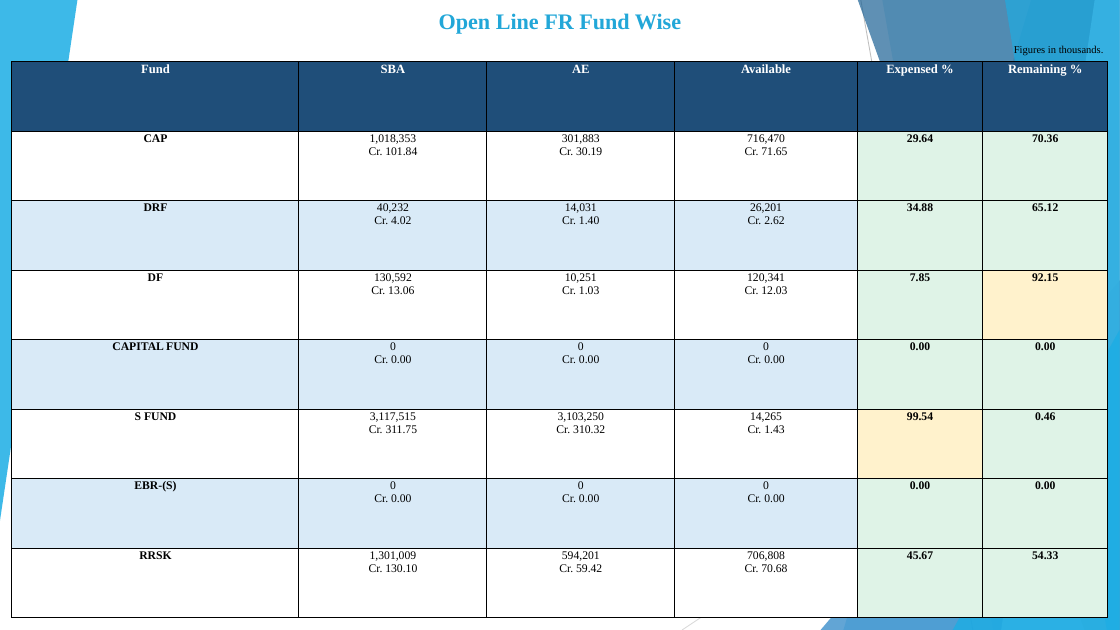
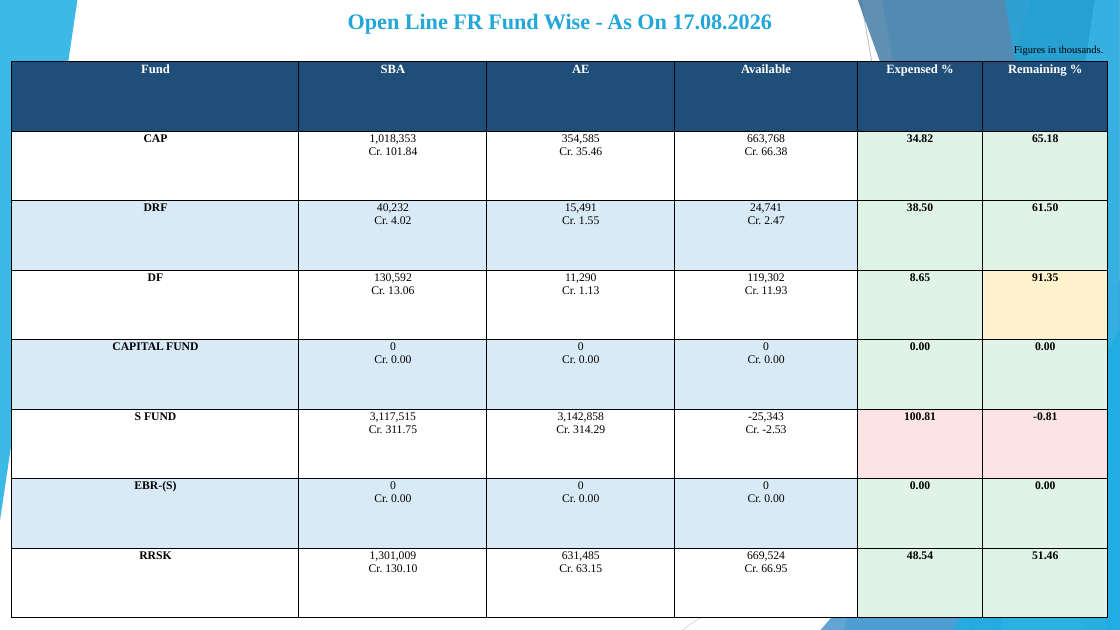
Before and after one commit to girishtiwari007/MB-BUDGET, a slide deck: slide 6 of exports/Moradabad_Division_DRM_Budget_FR_Analysis.pptx. Drawn at 1120x630 pixels with LibreOffice and Linux fonts; fonts in the diff are those of the drawing. Boxes give left, top, right and bottom in pixels: in the first picture for what was removed or moved away, otherwise in the second. Text is boxed around its words. In the diff, an @@ line names an element or a change of style, - is before the commit and + after.

```diff
--- a/exports/Moradabad_Division_DRM_Budget_FR_Analysis.pptx
+++ b/exports/Moradabad_Division_DRM_Budget_FR_Analysis.pptx
@@ text at (x1=348, y1=13, x2=771, y2=34): text changed @@
-Open Line FR Fund Wise
+Open Line FR Fund Wise - As On 17.08.2026
@@ table at (x1=12, y1=61, x2=1108, y2=618) @@
-row 2: CAP | 1,018,353 Cr. 101.84 | 301,883 Cr. 30.19 | 716,470 Cr. 71.65 | 29.64 | 70.36
+row 2: CAP | 1,018,353 Cr. 101.84 | 354,585 Cr. 35.46 | 663,768 Cr. 66.38 | 34.82 | 65.18
-row 3: DRF | 40,232 Cr. 4.02 | 14,031 Cr. 1.40 | 26,201 Cr. 2.62 | 34.88 | 65.12
+row 3: DRF | 40,232 Cr. 4.02 | 15,491 Cr. 1.55 | 24,741 Cr. 2.47 | 38.50 | 61.50
-row 4: DF | 130,592 Cr. 13.06 | 10,251 Cr. 1.03 | 120,341 Cr. 12.03 | 7.85 | 92.15
+row 4: DF | 130,592 Cr. 13.06 | 11,290 Cr. 1.13 | 119,302 Cr. 11.93 | 8.65 | 91.35
-row 6: S FUND | 3,117,515 Cr. 311.75 | 3,103,250 Cr. 310.32 | 14,265 Cr. 1.43 | 99.54 | 0.46
+row 6: S FUND | 3,117,515 Cr. 311.75 | 3,142,858 Cr. 314.29 | -25,343 Cr. -2.53 | 100.81 | -0.81
-row 8: RRSK | 1,301,009 Cr. 130.10 | 594,201 Cr. 59.42 | 706,808 Cr. 70.68 | 45.67 | 54.33
+row 8: RRSK | 1,301,009 Cr. 130.10 | 631,485 Cr. 63.15 | 669,524 Cr. 66.95 | 48.54 | 51.46
@@ fill #FFF2CC to #FCE4E4 in row 6, column 5 @@
@@ fill #DFF3E7 to #FCE4E4 in row 6, column 6 @@
```
Also in this commit, not shown: 4 other slides changed, 14 other files.
